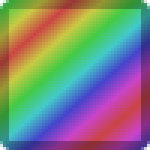
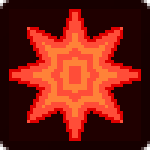
Comparing the layer stacks of the two 150x150 images. Changes:
hid "虹色ブロック" over <box>0,0,150,150</box>
added group "爆弾ブロック" with 4 layers over <box>0,0,150,150</box>
added layer "爆弾2 #1" in group "爆弾ブロック" over <box>12,12,138,138</box>
added layer "爆弾1" in group "爆弾ブロック" over <box>9,9,141,141</box>
added layer "爆弾2" in group "爆弾ブロック" over <box>0,0,150,150</box>
